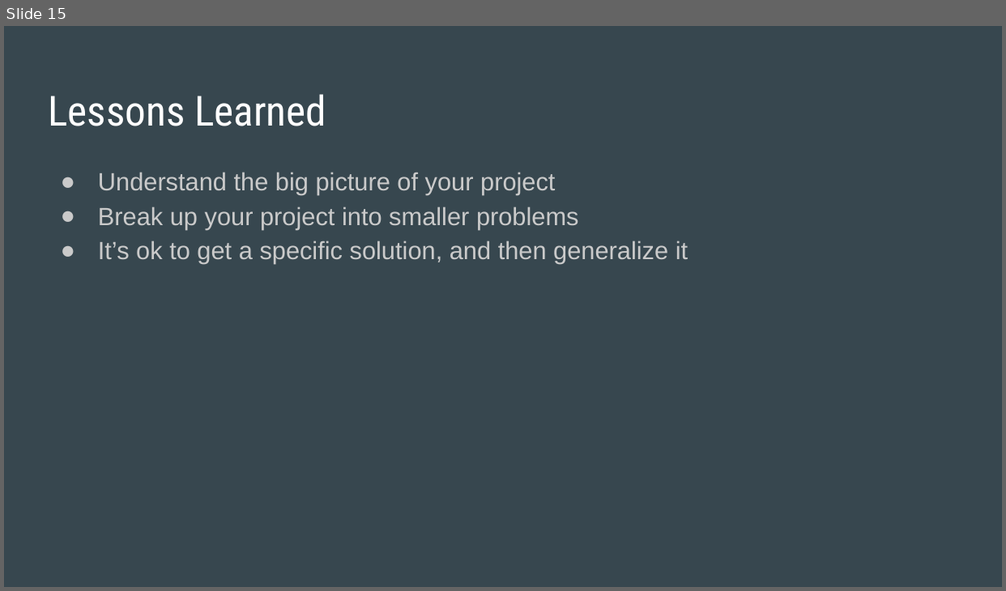
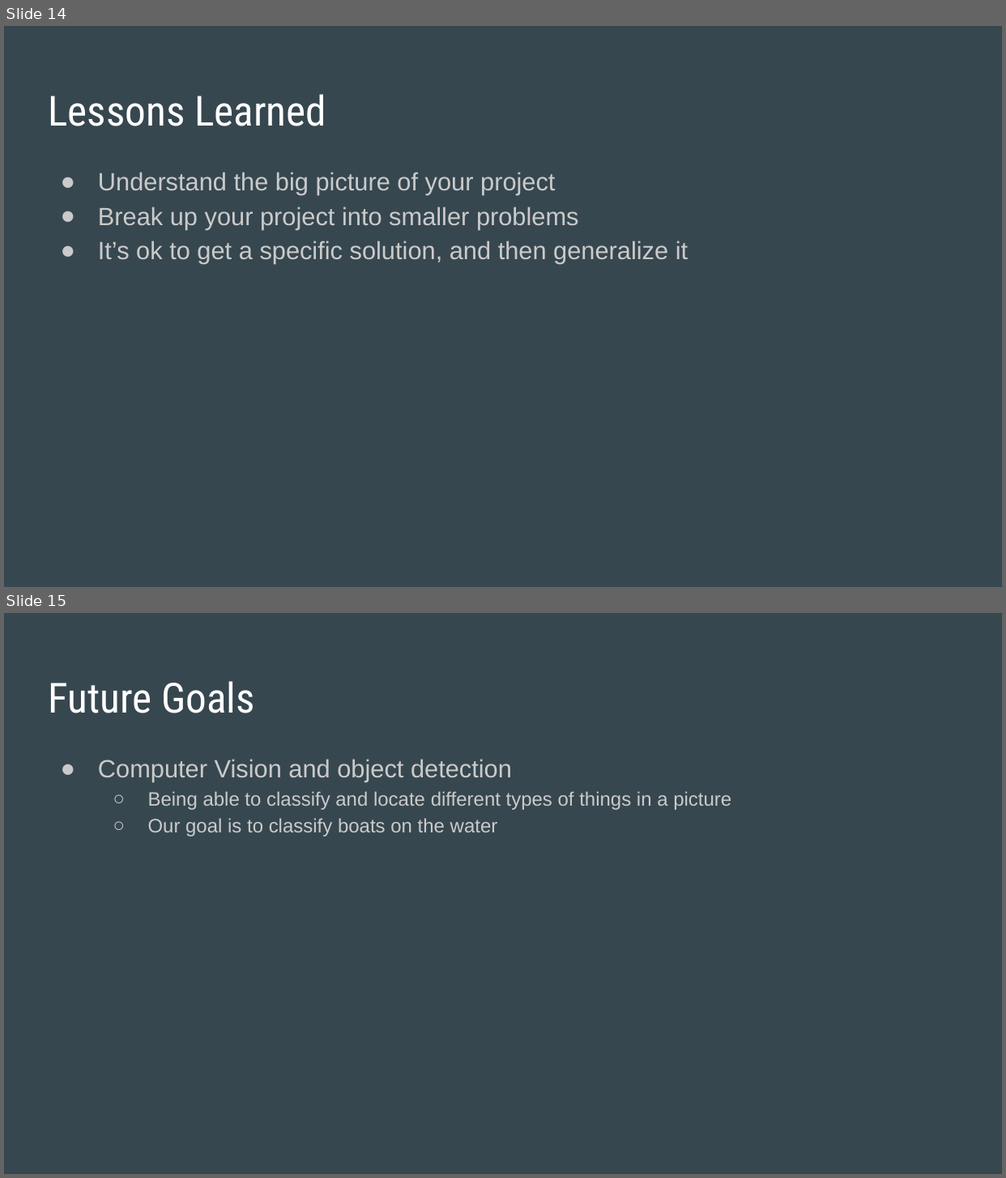
Before and after one commit to codbellamy/Directed-Study, a slide deck: Neural Networks/Neural Nets and AI Midterm Presentation.pptx. Shown one above the other, each under a label of ours: slide 15 before the commit, slides 14 and 15 after it. The pictures are 1006x591 and 1006x1178 pixels, drawn with LibreOffice and Linux fonts; fonts in the diff are those of the drawing. Boxes give left, top, right and bottom in pixels: in the first picture for what was removed or moved away, otherwise in the second. Text is boxed around its words. In the diff, an @@ line names an element or a change of style, - is before the commit and + after.

```diff
--- a/Neural Networks/Neural Nets and AI Midterm Presentation.pptx
+++ b/Neural Networks/Neural Nets and AI Midterm Presentation.pptx
@@ slide 15 added at (4, 613, 1002, 1174), background #37474F @@
@@ title added at (48, 681, 255, 713), 30 pt, text #FFFFFF @@
+Future Goals
@@ text added at (98, 759, 731, 837), 14 pt, text #CACACA @@
+● Computer Vision and object detection
+  ○ Being able to classify and locate different types of things in a picture
+  ○ Our goal is to classify boats on the water
@@ what was slide 15 is now slide 14 @@
```
Also in this commit, not shown: 3 slides changed, 1 other slide added, 1 slide removed.
